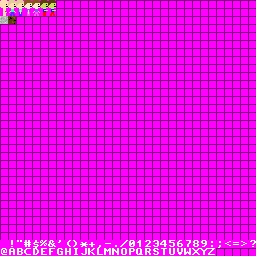
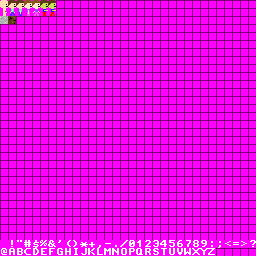
Comparing the layer stacks of the two 256 x 256 images. Changes:
painted on "sprite.png" over [8, 0, 24, 13]
